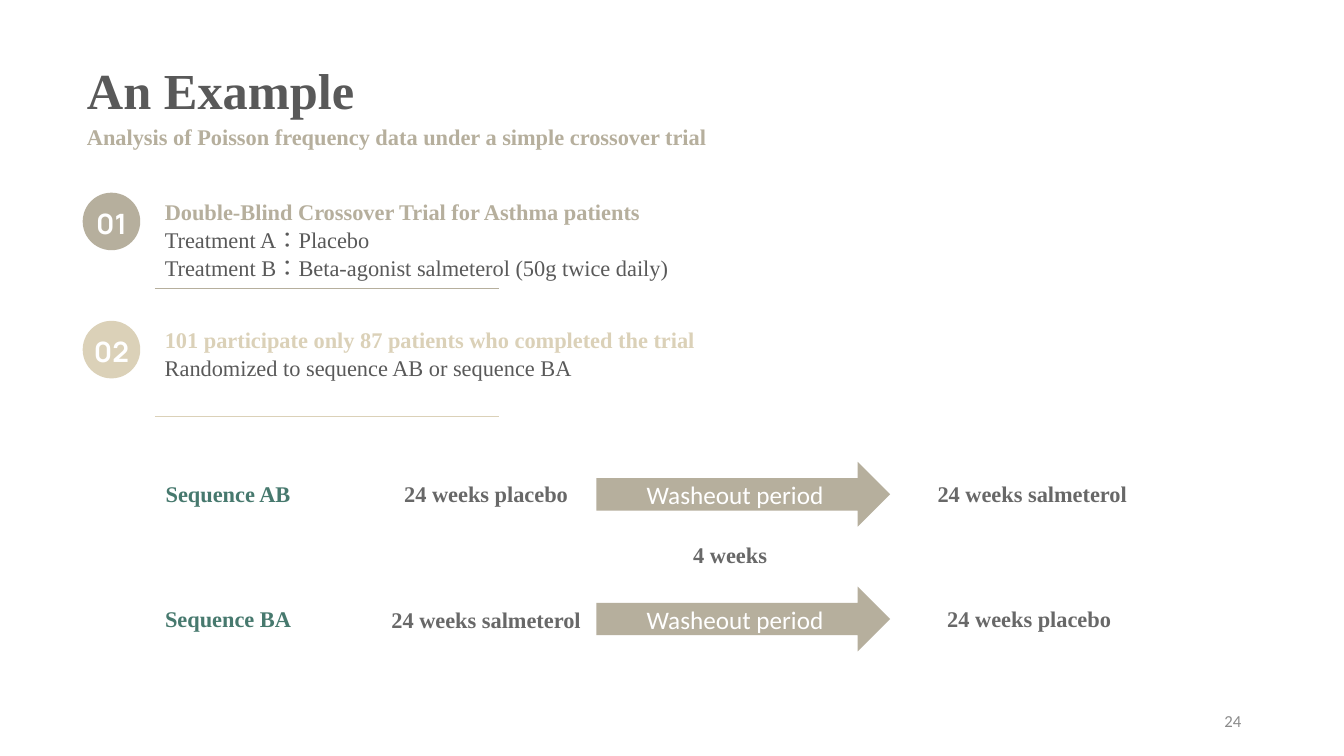
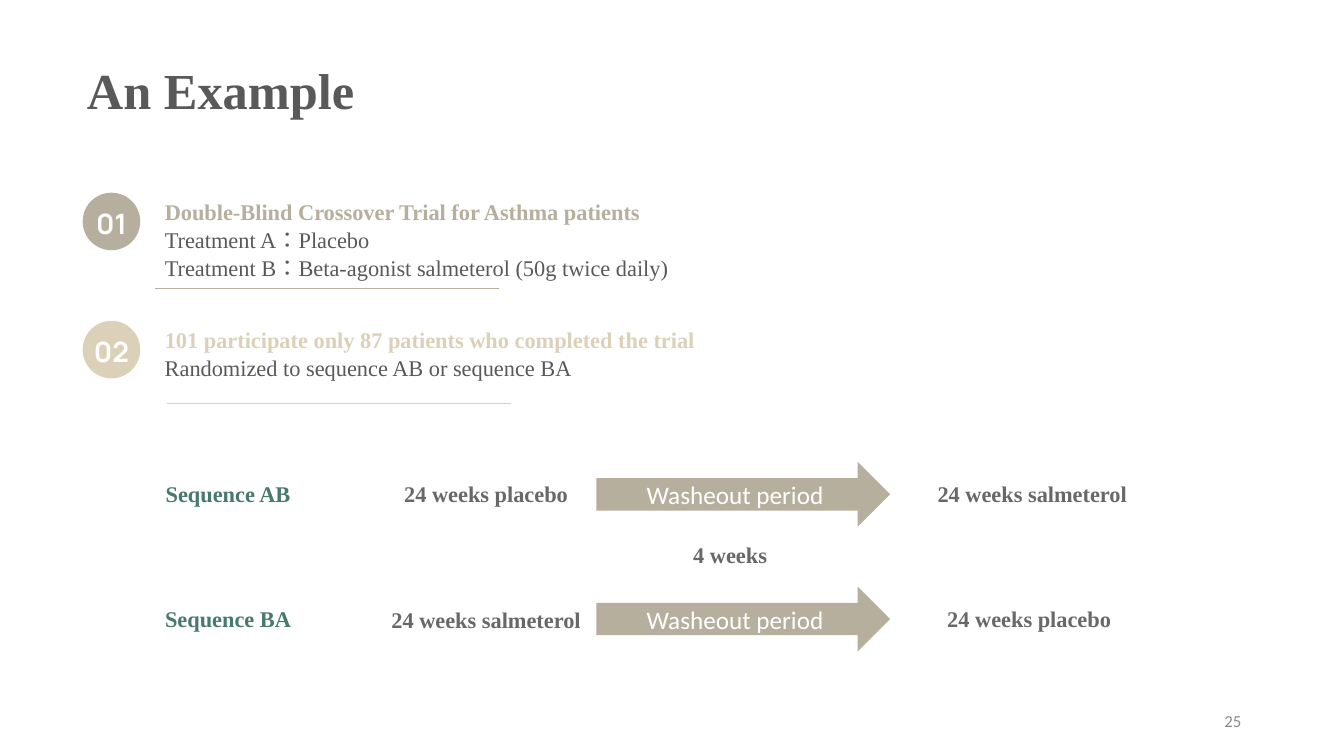
Before and after one commit to SharonLiu716/Study_CrossoverDesign, a slide deck: slide 26 of Seminar.pptx (slide 25 before the commit). Drawn at 1344x756 pixels with LibreOffice and Linux fonts; fonts in the diff are those of the drawing. Boxes give left, top, right and bottom in pixels: in the first picture for what was removed or moved away, otherwise in the second. Text is boxed around its words. In the diff, an @@ line names an element or a change of style, - is before the commit and + after.

```diff
--- a/Seminar.pptx
+++ b/Seminar.pptx
@@ text removed at (x1=87, y1=129, x2=706, y2=150) @@
-Analysis of Poisson frequency data under a simple crossover trial
@@ line moved from (155, 416) - (499, 416) to (166, 403) - (511, 403) @@
@@ page number at (x1=1224, y1=716, x2=1241, y2=727): text changed @@
-24
+25
```
Also in this commit, not shown: 22 other slides changed, 7 slides added, 6 slides removed, 11 other files.
